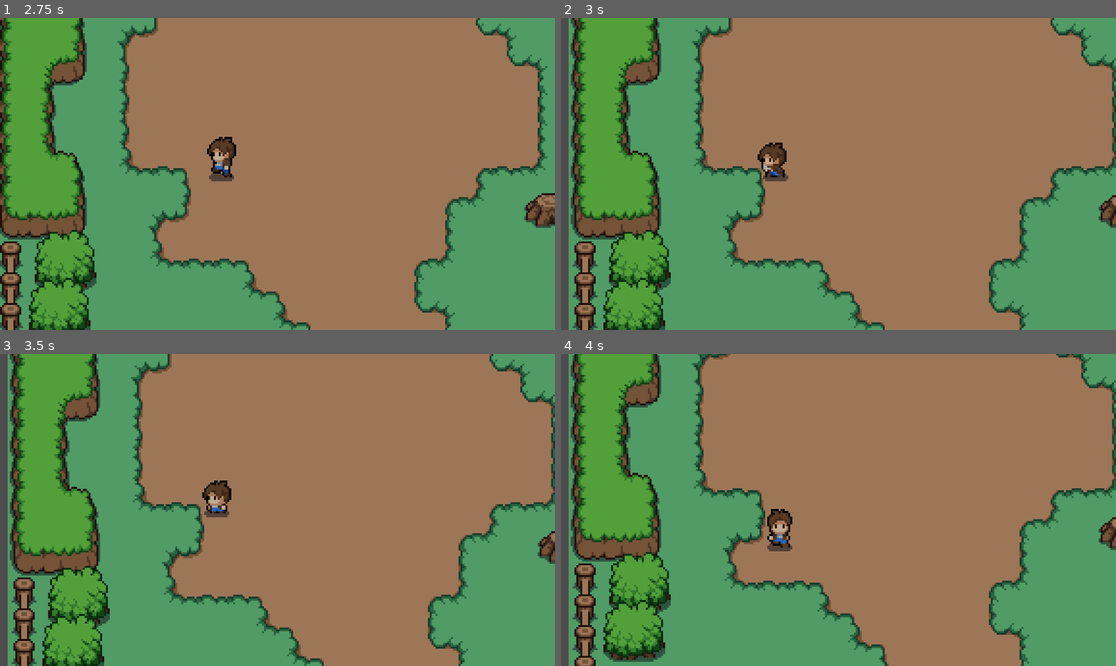
Above: before the commit, frames 1-4 (two rows, left to right).
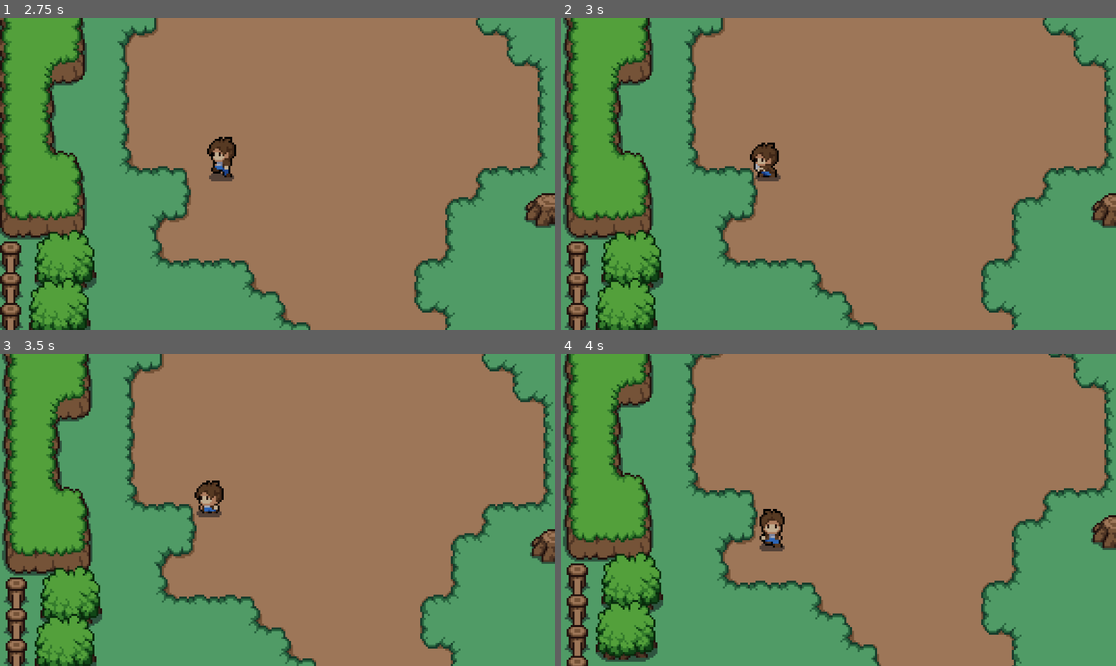
Above: after the commit, the same moments.

Repository: rluders/godot-simple-rpg
Game: Godot game, scene res://scenes/game.tscn
The game is run twice, just before and just after one commit, with the same random seed, the same clock (stepped at 60 frames per second) and the same inputs.
Inputs:
- Up to frame 1 (2.75 s): tap Enter at 0.5 s; hold Space (attack) 0.53-1.28 s; hold W (move_up) 0.53-2.03 s; tap Space (attack) at 1.35 s; hold A (move_left) from 2.03 s (still down); hold Space (attack) from 2.03 s (still down)
- Up to frame 2 (3 s): keep holding A (move_left); release Space (attack) at 2.78 s; tap Space (attack) at 2.85 s
- Up to frame 3 (3.5 s): keep holding A (move_left)
- Up to frame 4 (4 s): release A (move_left) at 3.53 s; hold S (move_down) from 3.53 s (still down); hold Space (attack) from 3.53 s (still down)

Frame 1 is identical in both runs. In frame 2, 16% of the frame differs, in the area x 0-100%, y 0-100%; in frame 3, 16%; in frame 4, 16%.
Error before the commit: Parse Error: Cannot infer the type of "tile_size" variable because the value doesn't have a set type. (res://actors/player/following_camera.gd:27)

Commit message:
Update following_camera.gd

Diff:
--- a/actors/player/following_camera.gd
+++ b/actors/player/following_camera.gd
@@ -23,9 +23,9 @@
 
 
 func setup_camera() -> void:
-	var map_rect : = tilemap.get_used_rect()
-	var tile_size : = tilemap.cell_quadrant_size
-	var world_size_in_px : = map_rect.size * tile_size
+	var map_rect = tilemap.get_used_rect()
+	var tile_size : int = tilemap.cell_quadrant_size
+	var world_size_in_px : Vector2 = Vector2(map_rect.size.x, map_rect.size.y) * Vector2(tile_size, tile_size)
 
 	limit_top = -tile_size
 	limit_left = limit_top
